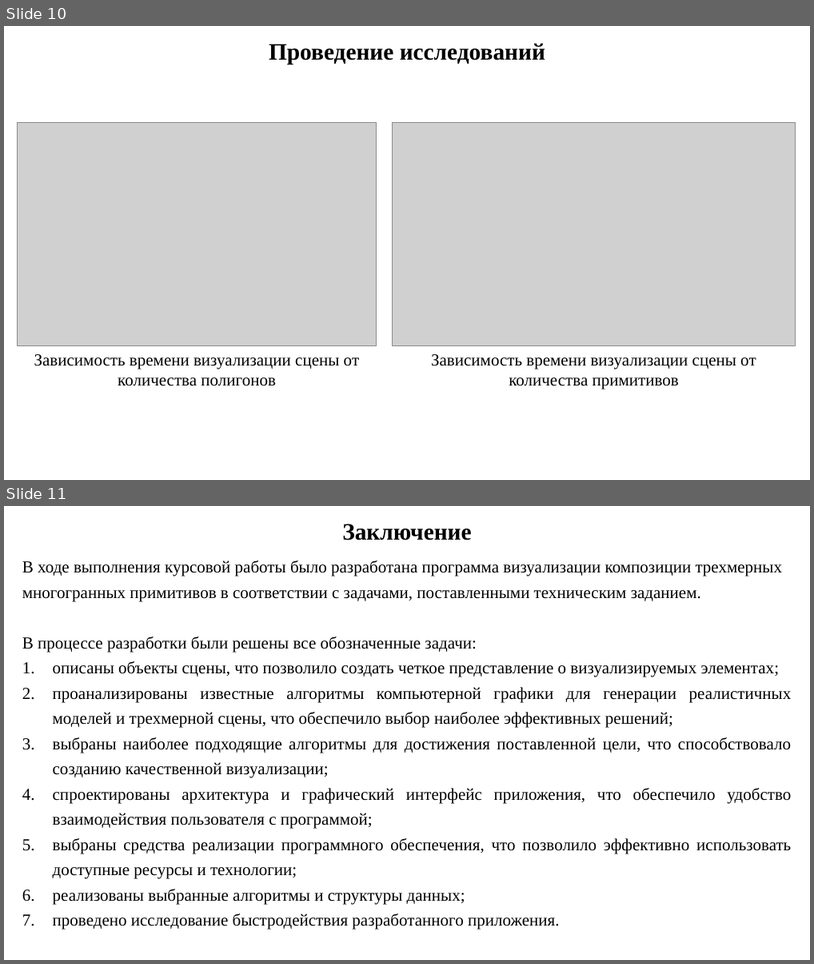
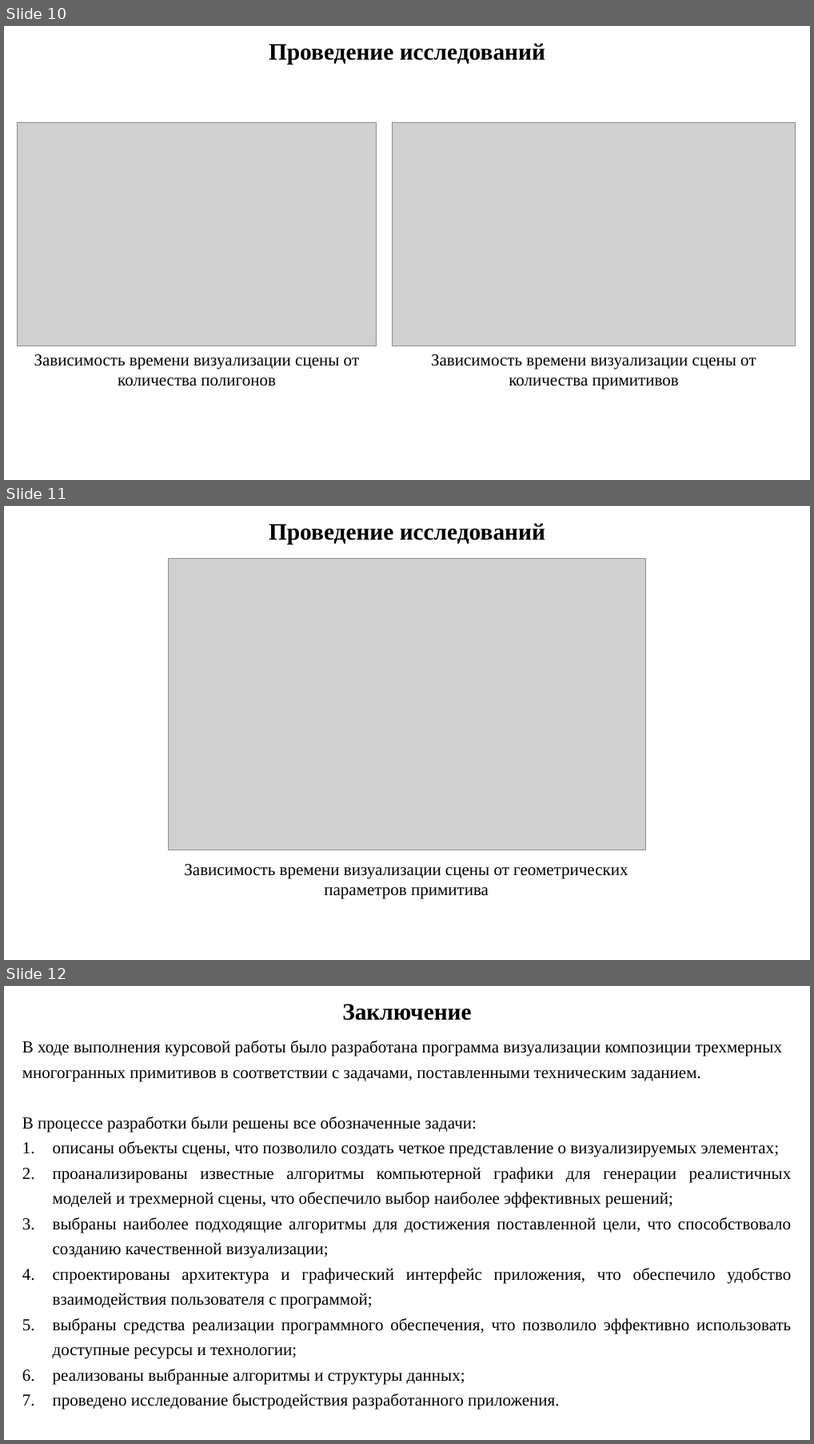
Before and after one commit to Kori-Tamashi/bmstu, a slide deck: course_works/computer_graphics/presentation/presentation.pptx. Shown one above the other, each under a label of ours: slides 10 and 11 before the commit, slides 10, 11 and 12 after it. The pictures are 814x964 and 814x1444 pixels, drawn with LibreOffice and Linux fonts; fonts in the diff are those of the drawing; grey boxes stand for pictures. Boxes give left, top, right and bottom in pixels: in the first picture for what was removed or moved away, otherwise in the second. Text is boxed around its words. In the diff, an @@ line names an element or a change of style, - is before the commit and + after.

```diff
--- a/course_works/computer_graphics/presentation/presentation.pptx
+++ b/course_works/computer_graphics/presentation/presentation.pptx
@@ slide 11 added at [4, 506, 810, 960], background #FFFFFF @@
@@ text added at [269, 523, 546, 544], 28 pt, text #000000, bold @@
+Проведение исследований
@@ picture added at [169, 559, 646, 850] @@
@@ text added at [184, 864, 628, 898], 20 pt, text #000000 @@
+Зависимость времени визуализации сцены от геометрических параметров примитива
@@ what was slide 11 is now slide 12 @@
```
Also in this commit, not shown: 1 slide changed, 1 slide removed, 11 other files.
